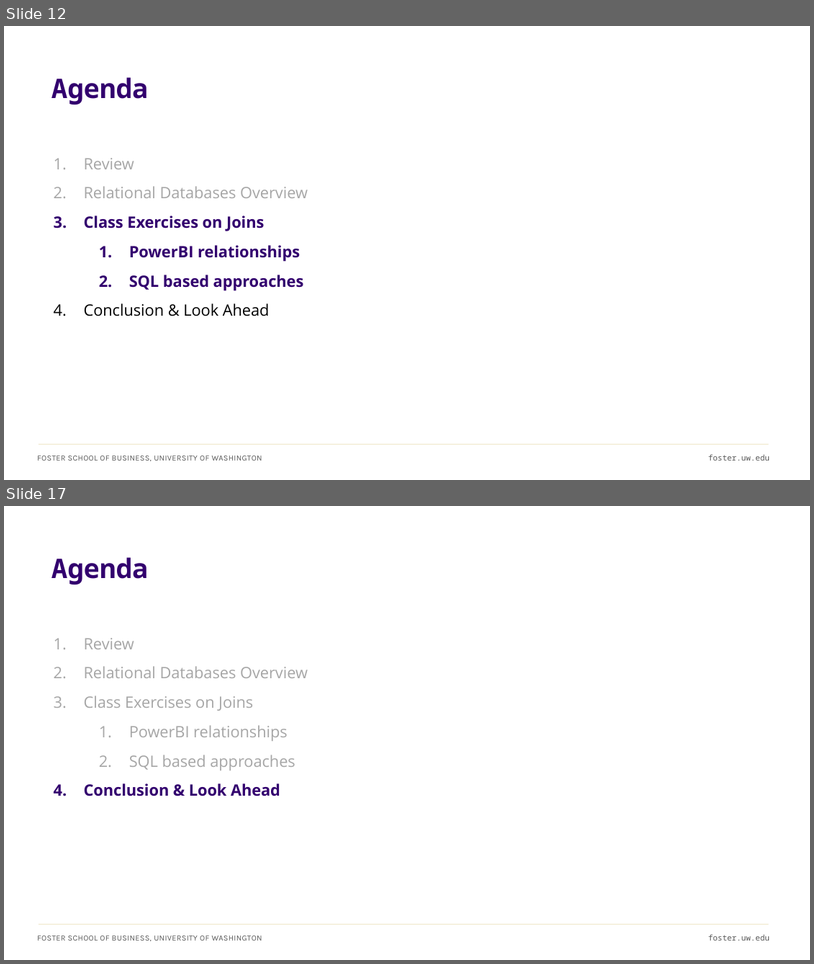
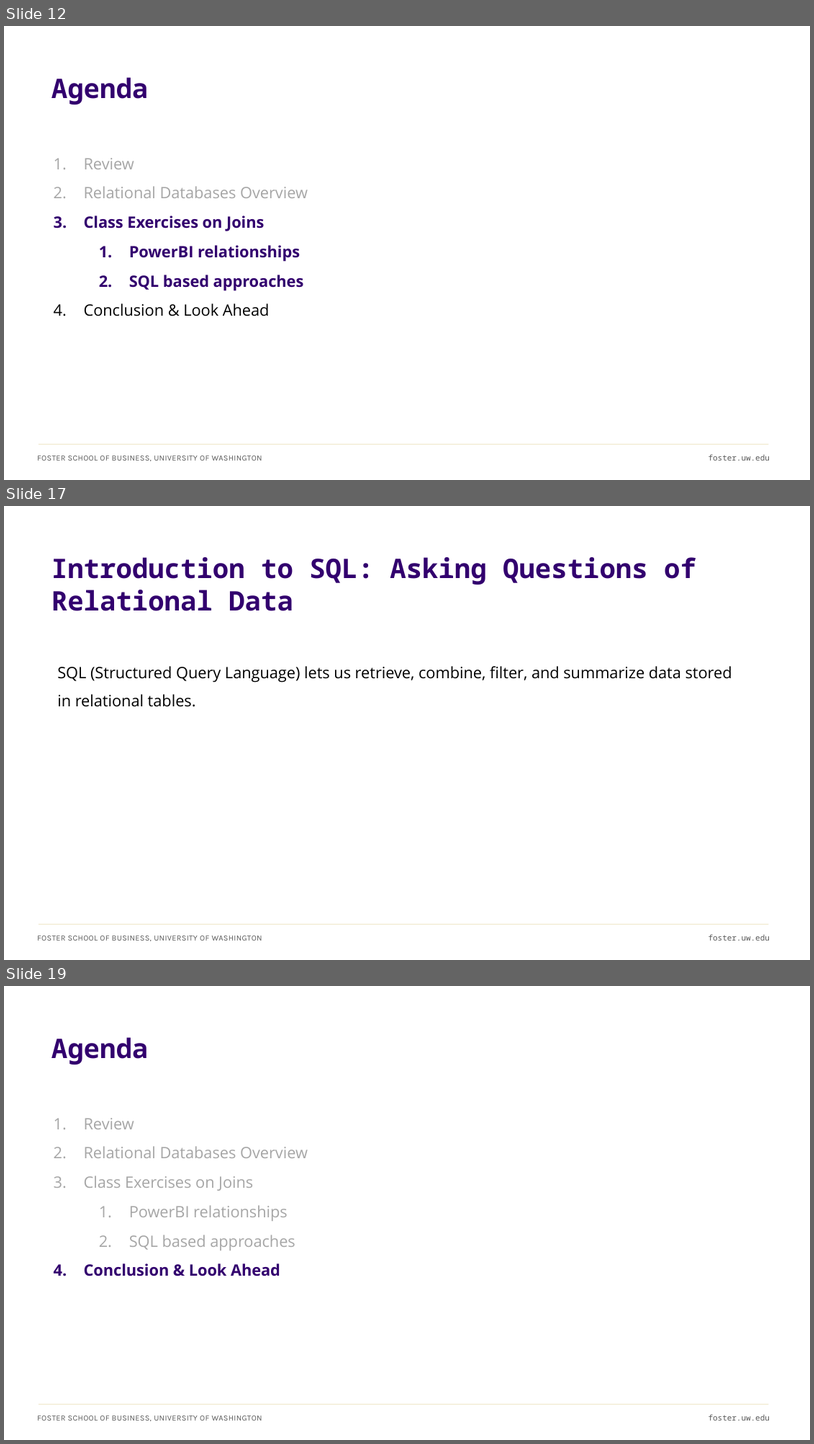
Before and after one commit to ashercurtis/slides.io, a slide deck: ACCTG522/ACCTG522Class04_2026.pptx. Shown one above the other, each under a label of ours: slides 12 and 17 before the commit, slides 12, 17 and 19 after it; the slides between them are not shown. The pictures are 814x964 and 814x1444 pixels, drawn with LibreOffice and Linux fonts; fonts in the diff are those of the drawing. Boxes give left, top, right and bottom in pixels: in the first picture for what was removed or moved away, otherwise in the second. Text is boxed around its words. In the diff, an @@ line names an element or a change of style, - is before the commit and + after.

```diff
--- a/ACCTG522/ACCTG522Class04_2026.pptx
+++ b/ACCTG522/ACCTG522Class04_2026.pptx
@@ slide 17 added at (x1=4, y1=506, x2=810, y2=960), background #FFFFFF; not listed: 3 template elements that a slide beside it also shows @@
@@ title added at (x1=52, y1=557, x2=697, y2=611), 32 pt, text #32006E, bold @@
+Introduction to SQL: Asking Questions of Relational Data
@@ text added at (x1=57, y1=666, x2=733, y2=707), 18.7 pt, text #000000 @@
+SQL (Structured Query Language) lets us retrieve, combine, filter, and summarize data stored in relational tables.
@@ what was slide 17 is now slide 19 @@
```
Also in this commit, not shown: 3 slides changed, 2 other slides added, 1 slide removed.
